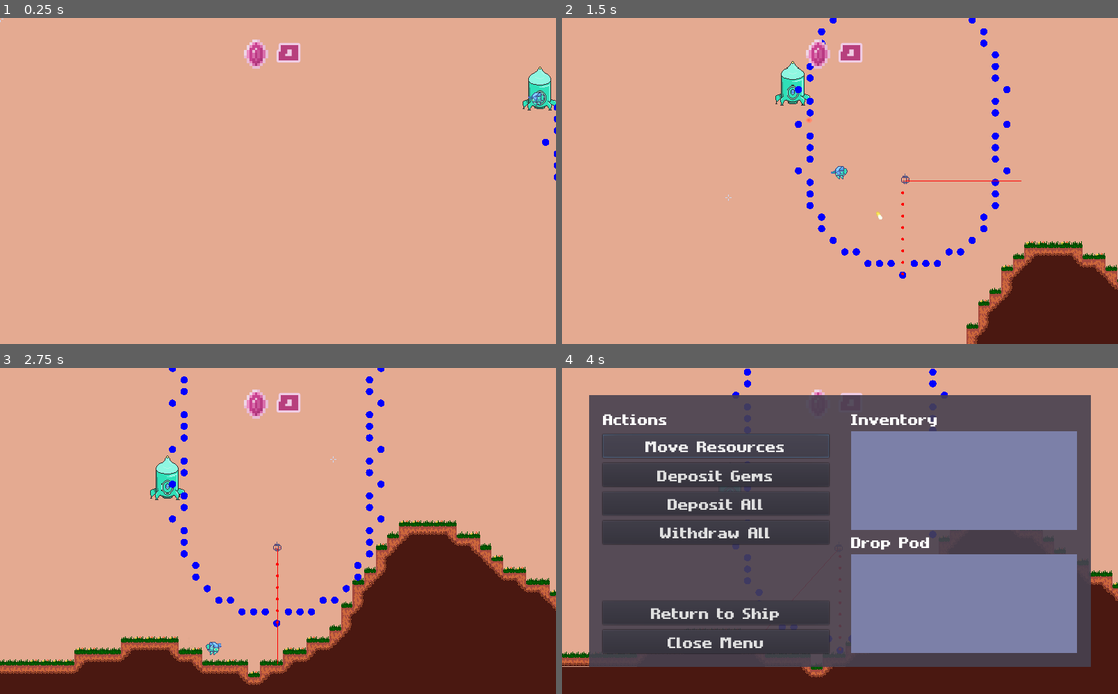
Above: before the commit, frames 1-4 (two rows, left to right).
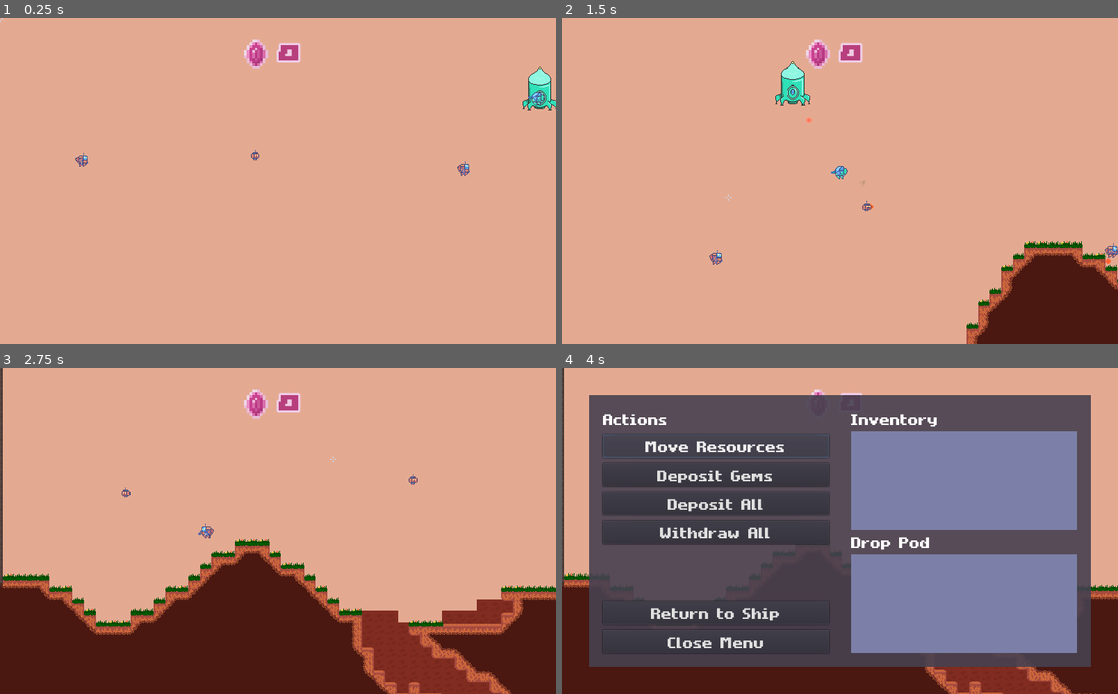
Above: after the commit, the same moments.

Repository: MichaelRRyan/Mecha-Miners
Game: Godot game, scene res://scenes/world/World.tscn
Two runs of this game, one before a commit and one after it. Both use one fixed random seed, a clock stepped at 60 frames per second and the inputs below.
Inputs (mouse positions are in pixels of both pictures, inside the frame that each line leads up to):
- Up to frame 1 (0.25 s): no input
- Up to frame 2 (1.5 s): tap Enter at 0.5 s; move the mouse to (962, 164) at 0.52 s; press the mouse at (962, 164) at 0.53 s; hold D (move_right) 0.53-1.28 s; tap W (jump) at 0.77 s; move the mouse to (728, 197) at 1.27 s; release the mouse at (728, 197) at 1.28 s; hold A (move_left) from 1.28 s (still down); right-click (728, 197) at 1.35 s
- Up to frame 3 (2.75 s): tap W (jump) at 1.52 s; move the mouse to (333, 459) at 2.02 s; release A (move_left) at 2.03 s; hold D (move_right) from 2.03 s (still down); hold P (ai_perspective) from 2.03 s (still down)
- Up to frame 4 (4 s): move the mouse to (812, 596) at 2.77 s; release P (ai_perspective) at 2.78 s; tap E (interact) at 2.85 s; tap W (jump) at 3.02 s; release D (move_right) at 3.5 s; click "Move Resources" at 3.5 s

The runs differ from the first frame. In frame 1, 0.2% of the frame differs, in the area x 13-100%, y 26-50%; in frame 2, 1.4%; in frame 3, 30%, in the area x 0-100%, y 0-100%; in frame 4, 3.9%.

Commit message:
Split harvest minerals into two behaviours and fixed some bugs

Diff:
--- a/project.godot
+++ b/project.godot
@@ -20,6 +20,11 @@
 "path": "res://scripts/ai/behaviours/Behaviour.gd"
 }, {
 "base": "Behaviour",
+"class": "CollectItemsBehaviour",
+"language": "GDScript",
+"path": "res://scripts/ai/behaviours/CollectItemsBehaviour.gd"
+}, {
+"base": "Behaviour",
 "class": "DestroyCellBehaviour",
 "language": "GDScript",
 "path": "res://scripts/ai/behaviours/DestroyCellBehaviour.gd"
@@ -72,6 +77,7 @@
 _global_script_class_icons={
 "AIBrain": "",
 "Behaviour": "",
+"CollectItemsBehaviour": "",
 "DestroyCellBehaviour": "",
 "ExploreBehaviour": "",
 "HarvestMineralsBehaviour": "",
--- a/scenes/CrystalShard.tscn
+++ b/scenes/CrystalShard.tscn
@@ -1,7 +1,7 @@
 [gd_scene load_steps=13 format=2]
 
 [ext_resource path="res://assets/images/sprite_sheet.png" type="Texture" id=1]
-[ext_resource path="res://scripts/CrystalShard.gd" type="Script" id=2]
+[ext_resource path="res://scripts/items/CrystalShard.gd" type="Script" id=2]
 [ext_resource path="res://assets/images/particle_small.png" type="Texture" id=3]
 
 [sub_resource type="CapsuleShape2D" id=9]
@@ -112,7 +112,7 @@
 hue_variation = 0.1
 hue_variation_random = 0.5
 
-[node name="CrystalShard" type="KinematicBody2D" groups=["mineral"]]
+[node name="CrystalShard" type="KinematicBody2D" groups=["item", "mineral"]]
 collision_layer = 8
 script = ExtResource( 2 )
 
--- a/scenes/ai/AIController.tscn
+++ b/scenes/ai/AIController.tscn
@@ -24,6 +24,8 @@
 
 [node name="ItemSensor" type="Area2D" parent="."]
 visible = false
+collision_layer = 8
+collision_mask = 8
 script = ExtResource( 3 )
 
 [node name="CollisionShape2D" type="CollisionShape2D" parent="ItemSensor"]
@@ -48,6 +50,7 @@
 shape = SubResource( 2 )
 
 [connection signal="body_entered" from="ItemSensor" to="ItemSensor" method="_on_ItemSensor_body_entered"]
+[connection signal="body_exited" from="ItemSensor" to="ItemSensor" method="_on_ItemSensor_body_exited"]
 [connection signal="body_entered" from="EntitySensor" to="EntitySensor" method="_on_EntitySensor_body_entered"]
 [connection signal="body_exited" from="EntitySensor" to="EntitySensor" method="_on_EntitySensor_body_exited"]
 [connection signal="body_entered" from="EntityAvoider" to="EntityAvoider" method="_on_EntityAvoidanceSensor_body_entered"]
--- a/scenes/world/World.tscn
+++ b/scenes/world/World.tscn
@@ -1,7 +1,8 @@
-[gd_scene load_steps=11 format=2]
+[gd_scene load_steps=12 format=2]
 
 [ext_resource path="res://scenes/world/Terrain.tscn" type="PackedScene" id=1]
 [ext_resource path="res://scenes/Cursor.tscn" type="PackedScene" id=2]
+[ext_resource path="res://scenes/entities/BattleMinerBot.tscn" type="PackedScene" id=3]
 [ext_resource path="res://scripts/PlayerManager.gd" type="Script" id=4]
 [ext_resource path="res://scripts/BulletManager.gd" type="Script" id=5]
 [ext_resource path="res://scenes/entities/Player.tscn" type="PackedScene" id=6]
@@ -44,8 +45,32 @@
 smoothing_enabled = true
 smoothing_speed = 3.8
 
-[node name="MinerBot6" parent="PlayerManager" instance=ExtResource( 11 )]
-position = Vector2( 1109, 30 )
+[node name="BattleMinerBot" parent="PlayerManager" instance=ExtResource( 3 )]
+position = Vector2( 327, 43 )
+
+[node name="BattleMinerBot2" parent="PlayerManager" instance=ExtResource( 3 )]
+position = Vector2( 863, 55 )
+
+[node name="BattleMinerBot3" parent="PlayerManager" instance=ExtResource( 3 )]
+position = Vector2( 1389, 89 )
+
+[node name="BattleMinerBot4" parent="PlayerManager" instance=ExtResource( 3 )]
+position = Vector2( 2065, 69 )
+
+[node name="MinerBot" parent="PlayerManager" instance=ExtResource( 11 )]
+position = Vector2( 2257, 45 )
+
+[node name="MinerBot2" parent="PlayerManager" instance=ExtResource( 11 )]
+position = Vector2( 161, 57 )
+
+[node name="MinerBot3" parent="PlayerManager" instance=ExtResource( 11 )]
+position = Vector2( 575, 39 )
+
+[node name="MinerBot4" parent="PlayerManager" instance=ExtResource( 11 )]
+position = Vector2( 1067, 67 )
+
+[node name="MinerBot5" parent="PlayerManager" instance=ExtResource( 11 )]
+position = Vector2( 1705, 93 )
 
 [node name="BulletManager" type="Node2D" parent="." groups=["bullet_manager"]]
 script = ExtResource( 5 )
--- a/scripts/ai/AIController.gd
+++ b/scripts/ai/AIController.gd
@@ -1,7 +1,8 @@
 extends AIBrain
 
+var _debug : bool = false
+
 var _behaviour_stack : Array = []
-var _debug : bool = true
 var _main_camera = null
 var _previous_camera_focus = null
 var _highest_priority_behaviour = null
@@ -63,7 +64,7 @@
 
 		# If still not empty.
 		if not _behaviour_stack.empty():
-			_set_as_current(_behaviour_stack.back())
+			_set_as_current(_behaviour_stack.back(), true)
 		else:
 			add_behaviour(IdleBehaviour.new())
 
@@ -93,9 +94,12 @@
 
 
 #-------------------------------------------------------------------------------
-func _set_as_current(behaviour : Behaviour) -> void:
+func _set_as_current(behaviour : Behaviour, var rentering = false) -> void:
 	if _debug:
-		print("AI " + subject.name + " entering " + behaviour.get_class())
+		if rentering:
+			print("AI " + subject.name + " reentering " + behaviour.get_class())
+		else:
+			print("AI " + subject.name + " entering " + behaviour.get_class())
 
 	behaviour.set_brain(self)
 	behaviour.set_active(true)
--- /dev/null
+++ b/scripts/ai/behaviours/CollectItemsBehaviour.gd
@@ -0,0 +1,97 @@
+class_name CollectItemsBehaviour
+extends Behaviour
+
+const AVOID_ENTITY_RANGE = 64.0
+
+var _terrain : Terrain = null
+var _item_sensor = null
+var _entity_sensor = null
+var _target_found = false
+var _pursue_created = false # Set to true once a sub pursue behaviour is created.
+
+
+#-------------------------------------------------------------------------------
+func _init():
+	_name = "CollectItemsBehaviour"
+	_priority = 10
+
+
+#-------------------------------------------------------------------------------
+func _ready() -> void:
+	var terrain_container = get_tree().get_nodes_in_group("terrain")
+	if not terrain_container.empty():
+		_terrain = terrain_container.front()
+
+	_item_sensor = _brain.find_node("ItemSensor")
+	if _item_sensor == null:
+		set_process(false)
+		_brain.pop_behaviour()
+
+	_entity_sensor = _brain.find_node("EntitySensor")
+	if _entity_sensor == null:
+		set_process(false)
+		_brain.pop_behaviour()
+
+
+#-------------------------------------------------------------------------------
+func _process(_delta : float) -> void:
+	if _active and not _target_found:
+		var item_found = null
+		var closest_dist = 0
+
+		# Checks for spotted mineral items to collect.
+		for item in _item_sensor.get_items_in_range():
+
+			# Checks there's not already another entity close to the item.
+			var pos = item.global_position
+			if not _entity_sensor.is_entity_within_range_of(pos, AVOID_ENTITY_RANGE):
+
+				# If another mineral has not been found yet, or this one is closer.
+				var dist = (pos - global_position).length_squared()
+				if not item_found or dist < closest_dist:
+					closest_dist = dist
+					item_found = item
+
+		# If no items could be found, return from behaviour.
+		if item_found == null:
+			_brain.pop_behaviour()
+
+		else:
+			if _brain.is_debug():
+				print("AI " + _brain.subject.name + " item found in " + get_class() + ".")
+
+			_target_found = true
+			if not item_found.is_connected("picked_up", self, "_on_target_item_picked_up"):
+				item_found.connect("picked_up", self, "_on_target_item_picked_up")
+			_pursue(item_found.global_position)
+
+
+#-------------------------------------------------------------------------------
+func _pursue(pos : Vector2) -> void:
+	_brain.set_target(pos)
+
+	if not _pursue_created:
+		_pursue_created = true
+
+		# Creates a new pursue behaviour that does not disable once target is reached.
+		var pursue = PursueBehaviour.new(false)
+
+		# Connects to the target reached signal and adds pursue as a sub behaviour.
+		var _r = pursue.connect("target_reached", self, "_on_PursueBehaviour_target_reached")
+		_add_sub_behaviour(pursue)
+
+
+#-------------------------------------------------------------------------------
+func _on_PursueBehaviour_target_reached() -> void:
+	call_deferred("set", "_target_found", false)
+
+	if _brain.is_debug():
+		print("AI " + _brain.subject.name + " item reached while in " + get_class() + ".")
+
+
+#-------------------------------------------------------------------------------
+func _on_target_item_picked_up():
+	call_deferred("set", "_target_found", false)
+
+
+#-------------------------------------------------------------------------------
--- a/scripts/ai/behaviours/DestroyCellBehaviour.gd
+++ b/scripts/ai/behaviours/DestroyCellBehaviour.gd
@@ -7,15 +7,18 @@
 var _terrain = null
 
 var _target_cell = Vector2.ZERO
-var _previous_target = null
 
 
 #-------------------------------------------------------------------------------
-func _init(target_cell : Vector2) -> void:
+func _init() -> void:
 	_name = "DestroyCellBehaviour"
 	_priority = 1
-	_target_cell = target_cell
 
+
+#-------------------------------------------------------------------------------
+# Updates the target cell to match the target.
+func update_target_cell() -> void:
+	_target_cell = _terrain.world_to_map(_brain.subject.get_target())
 
 
 #-------------------------------------------------------------------------------
@@ -24,13 +27,11 @@
 	if not terrain_container.empty():
 		_terrain = terrain_container.front()
 
-	_previous_target = _brain.subject.get_target()
-	_brain.subject.set_target(_terrain.map_to_world_centred(_target_cell))
+	update_target_cell()
 
 	var equipment_count = _brain.subject.get_drill_count() + _brain.subject.get_gun_count()
 	if equipment_count == 0:
 		print_debug("No suitable equipment found.")
-		_brain.subject.set_target(_previous_target)
 		_brain.pop_behaviour()
 
 
@@ -41,7 +42,6 @@
 		_brain.subject.attack()
 
 		if _terrain.is_empty(_target_cell):
-			_brain.subject.set_target(_previous_target)
 			set_active(false)
 			emit_signal("cell_destroyed")
 
--- a/scripts/ai/behaviours/HarvestMineralsBehaviour.gd
+++ b/scripts/ai/behaviours/HarvestMineralsBehaviour.gd
@@ -1,14 +1,17 @@
 class_name HarvestMineralsBehaviour
 extends Behaviour
 
-const AVOID_ENTITY_HARVEST_RANGE = 64.0
-const AVOID_ENTITY_PICKUP_RANGE = 64.0
+const AVOID_ENTITY_RANGE = 64.0
 
 var _terrain : Terrain = null
+var _mineral_sensor = null
 var _entity_sensor = null
-var _spotted_mineral_cells = []
-var _spotted_mineral_items = []
+var _destroy_cell_behaviour = null
+
 var _target_found = false
+var _pursue_created = false
+var _harvesting = false
+var _collect_items_when_ready = false
 
 
 #-------------------------------------------------------------------------------
@@ -18,28 +21,19 @@
 
 
 #-------------------------------------------------------------------------------
-func add_spotted_mineral_cell(mineral_cell : Vector2) -> void:
-	_spotted_mineral_cells.append(mineral_cell)
-
-
-#-------------------------------------------------------------------------------
-func add_spotted_mineral_item(mineral_item : Node2D) -> void:
-	_spotted_mineral_items.append(mineral_item)
-
-
-#-------------------------------------------------------------------------------
 func _ready() -> void:
 	var terrain_container = get_tree().get_nodes_in_group("terrain")
 	if not terrain_container.empty():
 		_terrain = terrain_container.front()
 
-	var mineral_sensor : Node2D = _brain.find_node("MineralSensor")
-	if mineral_sensor:
-		var _v = mineral_sensor.connect("mineral_found", self, "_on_MineralSensor_mineral_found")
-
 	var item_sensor : Node2D = _brain.find_node("ItemSensor")
 	if item_sensor:
-		var _v = item_sensor.connect("mineral_found", self, "_on_ItemSensor_mineral_found")
+		var _v = item_sensor.connect("item_found", self, "_on_ItemSensor_item_found")
+
+	_mineral_sensor = _brain.find_node("MineralSensor")
+	if _mineral_sensor == null:
+		set_process(false)
+		_brain.pop_behaviour()
 
 	_entity_sensor = _brain.find_node("EntitySensor")
 	if _entity_sensor == null:
@@ -48,53 +42,34 @@
 
 
 #-------------------------------------------------------------------------------
-func _on_MineralSensor_mineral_found(mineral_position : Vector2) -> void:
-	_spotted_mineral_cells.append(mineral_position)
-
-
-#-------------------------------------------------------------------------------
-func _on_ItemSensor_mineral_found(mineral_object : Node2D) -> void:
-	_spotted_mineral_items.append(mineral_object)
+func _on_ItemSensor_item_found(_item_obj : Node2D) -> void:
+	if _active:
+		_collect_items_when_ready = true
 
 
 #-------------------------------------------------------------------------------
 func _process(_delta : float) -> void:
 	if _active and not _target_found:
-		var mineral_found = false
-		var mineral_pos = Vector2.ZERO
-		var closest_dist = 0
 
-		var deletion_queue = []
+		if _collect_items_when_ready:
+			_collect_items_when_ready = false
+			_brain.add_behaviour(CollectItemsBehaviour.new())
 
-		# Checks for spotted mineral items to collect.
-		for mineral_item in _spotted_mineral_items:
-			# Checks the item still exists.
-			if mineral_item != null and is_instance_valid(mineral_item):
+		else:
+			var mineral_found = false
+			var mineral_pos = Vector2.ZERO
+			var closest_dist = 0
 
-				var pos = mineral_item.global_position
-				if not _is_entity_within_range(pos, AVOID_ENTITY_PICKUP_RANGE):
+			var deletion_queue = []
 
-					# If another mineral has not been found yet, or this one is closer.
-					var dist = (pos - global_position).length_squared()
-					if not mineral_found or dist < closest_dist:
-						mineral_pos = pos
-						closest_dist = dist
-						mineral_found = true
-			else:
-				deletion_queue.append(mineral_item)
+			for mineral_cell in _mineral_sensor.get_minerals_found():
 
-		for item in deletion_queue:
-			_spotted_mineral_items.erase(item)
-		deletion_queue.clear()
-
-		# If no items found, checks for spotted mineral tiles.
-		if not mineral_found:
-			for mineral_cell in _spotted_mineral_cells:
 				# Checks the cell is still a mineral and has not been destroyed.
 				if _terrain.is_mineral(mineral_cell):
 
+					# Checks there's no other entity too close to the cell.
 					var pos = _terrain.map_to_world_centred(mineral_cell)
-					if not _is_entity_within_range(pos, AVOID_ENTITY_HARVEST_RANGE):
+					if not _entity_sensor.is_entity_within_range_of(pos, AVOID_ENTITY_RANGE):
 
 						var dist = (pos - global_position).length_squared()
 						if not mineral_found or dist < closest_dist:
@@ -104,47 +79,57 @@
 				else:
 					deletion_queue.append(mineral_cell)
 
-		for item in deletion_queue:
-			_spotted_mineral_cells.erase(item)
-		deletion_queue.clear()
+			for cell in deletion_queue:
+				_mineral_sensor.erase_cell_reference(cell)
 
-		# If no mineral tiles or items could be found, return from behaviour.
-		if not mineral_found:
-			_brain.pop_behaviour()
-		else:
-			_target_found = true
+			# If no mineral tiles could be found, returns from behaviour.
+			if not mineral_found:
+				_brain.pop_behaviour()
 
-			if _brain.is_debug():
-				print("AI " + _brain.subject.name + " found target while harvesting minerals.")
+			else:
+				if _brain.is_debug():
+					print("AI " + _brain.subject.name + " found target in " + get_class() + ".")
 
-			_pursue(mineral_pos)
+				_target_found = true
+				_pursue(mineral_pos)
+
+
+#-------------------------------------------------------------------------------
+func _pursue(pos : Vector2) -> void:
+	_brain.set_target(pos)
+
+	if not _pursue_created:
+		_pursue_created = true
+
+		# Creates a new pursue behaviour that does not disable once target is reached.
+		var pursue = PursueBehaviour.new(false)
+
+		# Connects to the target reached signal and adds pursue as a sub behaviour.
+		var _r = pursue.connect("target_reached", self, "_on_PursueBehaviour_target_reached")
+		_add_sub_behaviour(pursue)
 
 
 #-------------------------------------------------------------------------------
 func _on_PursueBehaviour_target_reached() -> void:
+	if not _harvesting:
 
-	if _brain.is_debug():
-		print("AI " + _brain.subject.name + " target reached while harvesting minerals.")
+		if _brain.is_debug():
+			print("AI " + _brain.subject.name + " target reached in " + get_class() + ".")
 
-	# Removes any sub behaviours.
-	while not _sub_behaviours.empty():
-		_remove_sub_behaviour(_sub_behaviours.front())
-
-	if _active:
 		var target_cell = _terrain.world_to_map(_brain.subject.get_target())
 		if _terrain.is_mineral(target_cell):
+			_harvesting = true
 
-			var pursue : PursueBehaviour = PursueBehaviour.new(false)
-			_add_sub_behaviour(pursue)
-
-			var destroy_cell = DestroyCellBehaviour.new(target_cell)
-			destroy_cell.connect("cell_destroyed", self, "_on_DestroyCellBehaviour_cell_destroyed")
-			_add_sub_behaviour(destroy_cell)
+			if _destroy_cell_behaviour == null:
+				_destroy_cell_behaviour = DestroyCellBehaviour.new()
+				_destroy_cell_behaviour.connect("cell_destroyed", self, "_on_DestroyCellBehaviour_cell_destroyed")
+				_add_sub_behaviour(_destroy_cell_behaviour)
+			else:
+				_destroy_cell_behaviour.set_active(true)
+				_destroy_cell_behaviour.update_target_cell()
 
 		else:
 			_target_found = false
-	else:
-		_target_found = false
 
 
 #-------------------------------------------------------------------------------
@@ -152,29 +137,9 @@
 	if _brain.is_debug():
 		print("AI " + _brain.subject.name + " destroyed the target cell while harvesting minerals.")
 
-	while not _sub_behaviours.empty():
-		_remove_sub_behaviour(_sub_behaviours.front())
-
+	_destroy_cell_behaviour.set_active(false)
 	_target_found = false
+	_harvesting = false
 
 
 #-------------------------------------------------------------------------------
-func _pursue(pos : Vector2) -> void:
-	_brain.set_target(pos)
-	var pursue : PursueBehaviour = PursueBehaviour.new()
-	var _r = pursue.connect("target_reached", self, "_on_PursueBehaviour_target_reached")
-	_add_sub_behaviour(pursue)
-
-
-#-------------------------------------------------------------------------------
-func _is_entity_within_range(pos : Vector2, check_range : float) -> bool:
-	var range_squared = check_range * check_range
-
-	for entity in _entity_sensor.get_entities_in_range():
-		if (entity.position - pos).length_squared() <= range_squared:
-			return true
-
-	return false
-
-
-#-------------------------------------------------------------------------------
--- a/scripts/ai/behaviours/IdleBehaviour.gd
+++ b/scripts/ai/behaviours/IdleBehaviour.gd
@@ -15,7 +15,7 @@
 
 	var item_sensor : Node2D = _brain.find_node("ItemSensor")
 	if item_sensor:
-		var _v = item_sensor.connect("mineral_found", self, "_on_ItemSensor_mineral_found")
+		var _v = item_sensor.connect("item_found", self, "_on_ItemSensor_item_found")
 
 
 #-------------------------------------------------------------------------------
@@ -26,16 +26,14 @@
 
 
 #-------------------------------------------------------------------------------
-func _on_MineralSensor_mineral_found(mineral_cell : Vector2) -> void:
+func _on_MineralSensor_mineral_found(_mineral_cell : Vector2) -> void:
 	var behaviour = HarvestMineralsBehaviour.new()
-	behaviour.add_spotted_mineral_cell(mineral_cell)
 	_brain.request_add_behaviour(behaviour)
 
 
 #-------------------------------------------------------------------------------
-func _on_ItemSensor_mineral_found(mineral_item : Node2D) -> void:
-	var behaviour = HarvestMineralsBehaviour.new()
-	behaviour.add_spotted_mineral_item(mineral_item)
+func _on_ItemSensor_item_found(_item_obj : Node2D) -> void:
+	var behaviour = CollectItemsBehaviour.new()
 	_brain.request_add_behaviour(behaviour)
 
 
--- a/scripts/ai/sensors/EntitySensor.gd
+++ b/scripts/ai/sensors/EntitySensor.gd
@@ -6,6 +6,17 @@
 #-------------------------------------------------------------------------------
 func get_entities_in_range() -> Array:
 	return _entities_in_range
+
+
+#-------------------------------------------------------------------------------
+func is_entity_within_range_of(pos : Vector2, check_range : float) -> bool:
+	var range_squared = check_range * check_range
+
+	for entity in _entities_in_range:
+		if (entity.position - pos).length_squared() <= range_squared:
+			return true
+
+	return false
 
 
 #-------------------------------------------------------------------------------
--- a/scripts/ai/sensors/ItemSensor.gd
+++ b/scripts/ai/sensors/ItemSensor.gd
@@ -1,8 +1,35 @@
 extends Area2D
 
-signal mineral_found(mineral_object)
+signal item_found(item_object)
+
+var _items_in_range = []
 
 
-func _on_ItemSensor_body_entered(body):
-	if body.is_in_group("mineral"):
-		emit_signal("mineral_found", body)
+#-------------------------------------------------------------------------------
+func get_items_in_range() -> Array:
+	return _items_in_range
+
+
+#-------------------------------------------------------------------------------
+func _on_ItemSensor_body_entered(body : Node2D):
+	if body.is_in_group("item"):
+		_items_in_range.append(body)
+		var _r = body.connect("picked_up", self, "_on_item_picked_up", [body])
+		emit_signal("item_found", body)
+
+
+#-------------------------------------------------------------------------------
+func _on_ItemSensor_body_exited(body : Node2D):
+	if body.is_in_group("item"):
+		_items_in_range.erase(body)
+		body.disconnect("picked_up", self, "_on_item_picked_up")
+
+
+
+#-------------------------------------------------------------------------------
+func _on_item_picked_up(item_obj : KinematicBody2D) -> void:
+	if _items_in_range.has(item_obj):
+		_items_in_range.erase(item_obj)
+
+
+#-------------------------------------------------------------------------------
--- a/scripts/ai/sensors/MineralSensor.gd
+++ b/scripts/ai/sensors/MineralSensor.gd
@@ -10,6 +10,18 @@
 var _scan_rotation = PI * 2 # The direction and magnitude of the rotation per second.
 var _scan_distance = 160.0
 var _scan_segment = 8.0
+
+var _minerals_found = []
+
+
+#-------------------------------------------------------------------------------
+func get_minerals_found() -> Array:
+	return _minerals_found
+
+
+#-------------------------------------------------------------------------------
+func erase_cell_reference(cell : Vector2) -> void:
+	_minerals_found.erase(cell)
 
 
 #-------------------------------------------------------------------------------
@@ -32,6 +44,7 @@
 		var cell_pos = _terrain.world_to_map(pos)
 
 		if _terrain.is_mineral(cell_pos):
+			_minerals_found.append(cell_pos)
 			emit_signal("mineral_found", cell_pos)
 
 	update()
--- a/scripts/CrystalShard.gd
+++ b/scripts/items/CrystalShard.gd
@@ -1,4 +1,4 @@
-extends KinematicBody2D
+extends "res://scripts/items/ItemObject.gd"
 
 export var gravity = 200.0
 export var friction_multiplier = 0.96
@@ -7,11 +7,13 @@
 var was_on_floor = false
 
 
+#-------------------------------------------------------------------------------
 func _ready():
 	$ShadowSprite.hide()
 	$PickupParticles.restart()
 
 
+#-------------------------------------------------------------------------------
 func _physics_process(delta):
 	velocity.y += gravity * delta
 	velocity = move_and_slide(velocity, Vector2.UP)
@@ -19,6 +21,7 @@
 	__check_for_floor()
 
 
+#-------------------------------------------------------------------------------
 func __check_for_floor():
 	if $DestroyTimer.is_stopped():
 		var on_floor = is_on_floor()
@@ -36,6 +39,7 @@
 			was_on_floor = on_floor
 
 
+#-------------------------------------------------------------------------------
 func _on_Area2D_body_entered(body):
 	if $DestroyTimer.is_stopped():
 		if body.is_in_group("player"):
@@ -44,7 +48,10 @@
 					__on_picked_up()
 
 
+#-------------------------------------------------------------------------------
 func __on_picked_up():
+	_on_picked_up() # From base class.
+
 	if $Sprite.visible:
 		$Sprite.hide()
 		$ShadowSprite.hide()
@@ -52,5 +59,9 @@
 		$DestroyTimer.start()
 
 
+#-------------------------------------------------------------------------------
 func _on_DestroyTimer_timeout():
 	queue_free()
+
+
+#-------------------------------------------------------------------------------
--- /dev/null
+++ b/scripts/items/ItemObject.gd
@@ -0,0 +1,11 @@
+extends KinematicBody2D
+
+signal picked_up()
+
+
+#-------------------------------------------------------------------------------
+func _on_picked_up():
+	emit_signal("picked_up")
+
+
+#-------------------------------------------------------------------------------
